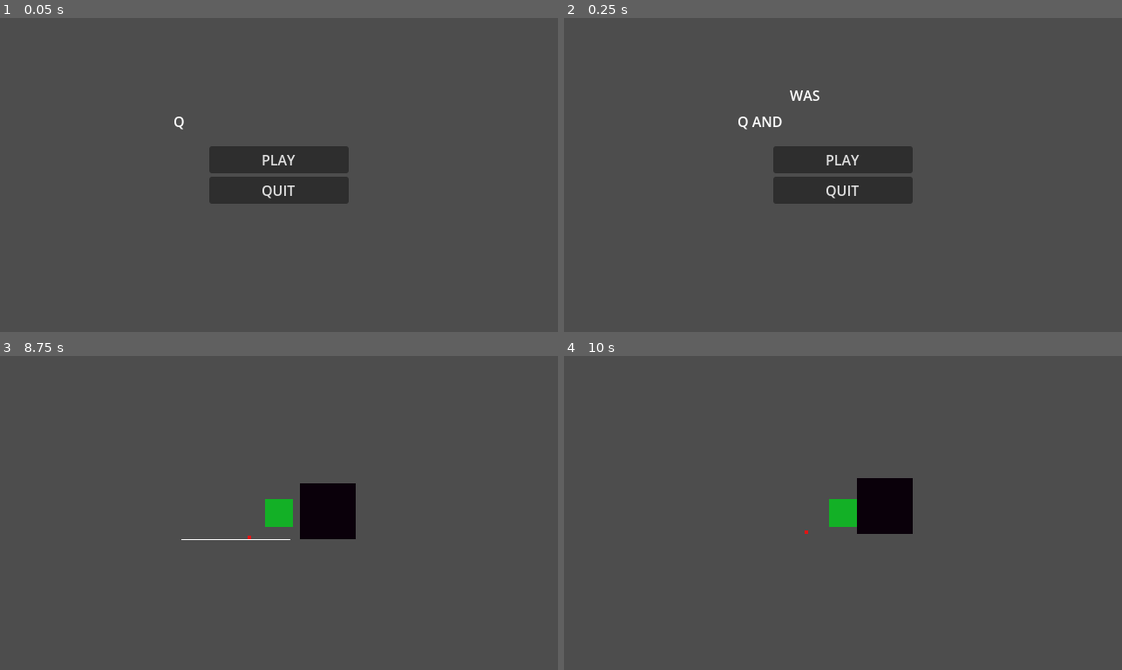
Above: before the commit, frames 1-4 (two rows, left to right).
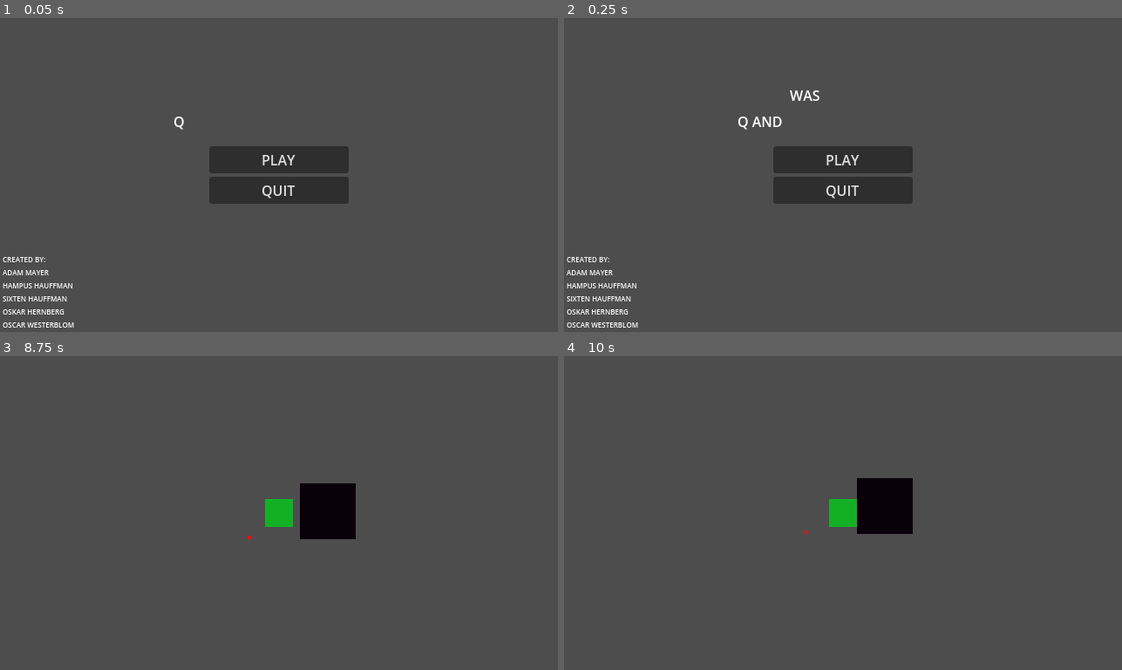
Above: after the commit, the same moments.

Repository: HampusHauffman/gamejam2024
Game: Godot game, scene res://scene/menu_main.tscn
The game is run twice, just before and just after one commit, with the same random seed, the same clock (stepped at 60 frames per second) and the same inputs.
Inputs (mouse positions are in pixels of both pictures, inside the frame that each line leads up to):
- Up to frame 1 (0.05 s): no input
- Up to frame 2 (0.25 s): no input
- Up to frame 3 (8.75 s): click "PLAY" at 0.5 s; tap Enter at 1.25, 2.85, 5.85 s; move the mouse to (401, 497) at 1.27 s; hold E (zoom_in) 1.28-2.03 s; hold D (right) 1.28-2.78 s; click (401, 497) at 1.42 s; tap W (jump) at 1.52, 2.27, 3.77, 4.52, 5.27, 6.77, 7.52, 8.27 s; move the mouse to (167, 528) at 2.02 s; tap Q (zoom_out) at 2.1, 5.1, 8.1 s; move the mouse to (334, 443) at 2.77 s; hold A (left) 2.78-3.53 s; move the mouse to (251, 575) at 3.52 s; hold D (right) 3.53-5.03 s; tap F at 3.6, 6.6 s; click (251, 575) at 3.67 s; move the mouse to (446, 560) at 4.27 s; hold E (zoom_in) 4.28-5.03 s; move the mouse to (111, 465) at 5.02 s; hold A (left) 5.03-5.78 s; move the mouse to (306, 513) at 5.77 s; hold D (right) 5.78-6.53 s; click (306, 513) at 5.92 s; move the mouse to (195, 434) at 6.52 s; hold A (left) 6.53-8.03 s; move the mouse to (401, 497) at 7.27 s; hold E (zoom_in) 7.28-8.03 s; tap Space at 8 s; move the mouse to (167, 528) at 8.02 s; hold D (right) from 8.03 s (still down); click (167, 528) at 8.17 s
- Up to frame 4 (10 s): keep holding D (right); move the mouse to (898, 443) at 8.77 s; tap Enter at 8.85, 9.5 s; move the mouse to (815, 575) at 9.52 s; tap F at 9.6 s; tap W (jump) at 9.77 s

The runs differ from the first frame. In frame 1, 0.7% of the frame differs, in the area x 0-14%, y 76-99%; in frame 2, 0.7%; in frame 3, less than 0.1%; in frame 4, nothing differs.

Commit message:
Main menu

Diff:
--- a/scene/main.tscn
+++ b/scene/main.tscn
@@ -35,7 +35,6 @@
 
 [node name="Camera2D" type="Camera2D" parent="small_player_1"]
 unique_name_in_owner = true
-
 script = ExtResource("4_w7le7")
 
 [node name="super_big_player" parent="." instance=ExtResource("5_jvoub")]
--- a/scene/menu_main.tscn
+++ b/scene/menu_main.tscn
@@ -1,7 +1,69 @@
-[gd_scene load_steps=6 format=3 uid="uid://b81aioya6myo8"]
+[gd_scene load_steps=12 format=3 uid="uid://b81aioya6myo8"]
 
 [ext_resource type="Script" path="res://script/menu_main.gd" id="1_h6e38"]
-[ext_resource type="AudioStream" uid="uid://bn7ftgl3hn1w2" path="res://art/Music/Song loop.mp3" id="2_jpmq4"]
+[ext_resource type="AudioStream" uid="uid://b2qiwsokx4x6d" path="res://art/Music/menu sound hover.mp3" id="2_unp30"]
+[ext_resource type="AudioStream" uid="uid://cr8ku38acuo55" path="res://art/Music/Song 2.mp3" id="3_3alxn"]
+[ext_resource type="AudioStream" uid="uid://b1ucg0roau10h" path="res://art/Music/Mwnu sound click.mp3" id="3_nvfug"]
+
+[sub_resource type="Animation" id="Animation_kglpg"]
+resource_name = "animation_play_pressed"
+tracks/0/type = "value"
+tracks/0/imported = false
+tracks/0/enabled = true
+tracks/0/path = NodePath("click_sound:playing")
+tracks/0/interp = 1
+tracks/0/loop_wrap = true
+tracks/0/keys = {
+"times": PackedFloat32Array(0),
+"transitions": PackedFloat32Array(1),
+"update": 1,
+"values": [true]
+}
+tracks/1/type = "value"
+tracks/1/imported = false
+tracks/1/enabled = true
+tracks/1/path = NodePath("..:modulate")
+tracks/1/interp = 1
+tracks/1/loop_wrap = true
+tracks/1/keys = {
+"times": PackedFloat32Array(0),
+"transitions": PackedFloat32Array(1),
+"update": 0,
+"values": [Color(1, 0.54902, 1, 1)]
+}
+
+[sub_resource type="Animation" id="Animation_t2kbq"]
+length = 0.001
+tracks/0/type = "value"
+tracks/0/imported = false
+tracks/0/enabled = true
+tracks/0/path = NodePath("click_sound:playing")
+tracks/0/interp = 1
+tracks/0/loop_wrap = true
+tracks/0/keys = {
+"times": PackedFloat32Array(0),
+"transitions": PackedFloat32Array(1),
+"update": 1,
+"values": [false]
+}
+tracks/1/type = "value"
+tracks/1/imported = false
+tracks/1/enabled = true
+tracks/1/path = NodePath("..:modulate")
+tracks/1/interp = 1
+tracks/1/loop_wrap = true
+tracks/1/keys = {
+"times": PackedFloat32Array(0),
+"transitions": PackedFloat32Array(1),
+"update": 0,
+"values": [Color(1, 1, 1, 1)]
+}
+
+[sub_resource type="AnimationLibrary" id="AnimationLibrary_qe8r2"]
+_data = {
+"RESET": SubResource("Animation_t2kbq"),
+"animation_play_pressed": SubResource("Animation_kglpg")
+}
 
 [sub_resource type="Animation" id="Animation_hkb1a"]
 length = 0.001
@@ -38,6 +100,9 @@
 "RESET": SubResource("Animation_hkb1a"),
 "Show": SubResource("Animation_f3fkc")
 }
+
+[sub_resource type="Theme" id="Theme_nms1c"]
+default_font_size = 8
 
 [node name="menu_main" type="Control"]
 layout_mode = 3
@@ -54,12 +119,23 @@
 offset_top = 147.0
 offset_right = 400.0
 offset_bottom = 213.0
+tooltip_text = "
+"
 
 [node name="Play" type="Button" parent="VBoxContainer"]
 layout_mode = 2
 text = "PLAY"
 
 [node name="hover_sound_play" type="AudioStreamPlayer2D" parent="VBoxContainer/Play"]
+stream = ExtResource("2_unp30")
+
+[node name="click_sound" type="AudioStreamPlayer2D" parent="VBoxContainer/Play"]
+stream = ExtResource("3_nvfug")
+
+[node name="animation_play_pressed" type="AnimationPlayer" parent="VBoxContainer/Play"]
+libraries = {
+"": SubResource("AnimationLibrary_qe8r2")
+}
 
 [node name="Quit" type="Button" parent="VBoxContainer"]
 layout_mode = 2
@@ -101,11 +177,30 @@
 autoplay = "Show"
 
 [node name="menu_main_song" type="AudioStreamPlayer2D" parent="."]
-stream = ExtResource("2_jpmq4")
+stream = ExtResource("3_3alxn")
 pitch_scale = 0.5
 autoplay = true
+
+[node name="scene_delay" type="Timer" parent="."]
+wait_time = 0.25
+
+[node name="created_by" type="Label" parent="."]
+layout_mode = 0
+offset_left = 3.0
+offset_top = 271.0
+offset_right = 450.0
+offset_bottom = 358.0
+theme = SubResource("Theme_nms1c")
+text = "created by:
+Adam mayer
+hampus hauffman
+sixten hauffman
+oskar hernberg
+oscar westerblom"
+uppercase = true
 
 [connection signal="tree_entered" from="." to="." method="_on_tree_entered"]
 [connection signal="mouse_entered" from="VBoxContainer/Play" to="." method="_on_play_mouse_entered"]
 [connection signal="pressed" from="VBoxContainer/Play" to="." method="_on_play_pressed"]
 [connection signal="pressed" from="VBoxContainer/Quit" to="." method="_on_quit_pressed"]
+[connection signal="timeout" from="scene_delay" to="." method="_on_scene_delay_timeout"]
--- a/script/menu_main.gd
+++ b/script/menu_main.gd
@@ -7,7 +7,9 @@
 
 func _on_play_pressed():
 	print("Play")
-	get_tree().change_scene_to_file("res://scene/main.tscn")
+	$VBoxContainer/Play/click_sound.playing = true
+	$VBoxContainer/Play/animation_play_pressed.play()
+	$scene_delay.start()
 
 
 func _on_quit_pressed():
@@ -21,3 +23,7 @@
 
 func _on_tree_entered():
 	$menu_main_song.play()
+
+
+func _on_scene_delay_timeout():
+	get_tree().change_scene_to_file("res://scene/main.tscn")
Not shown: 1 places in scene/main.tscn that only renumber resources
